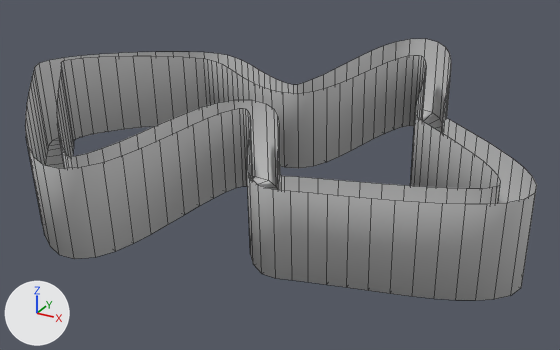
The OBJ model Game/media/mesh/circuit/circuit.obj as it was, and as the next commit left it.
Before and after are seen from a 50 mm camera at (813.0, -1772.0, 1167.0) aimed at (-342.0, 329.0, 117.0). The axes (+X, +Y, +Z) are drawn at lower left. The lights are the same throughout. Mesh edges are drawn as thin lines. Where no turn or scale is listed for an object, it has been applied to the vertices.

In view in the first picture: 'BezierCurve.001_CUBezierCurve.002'.
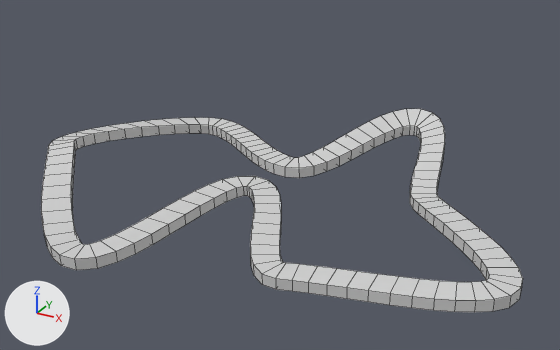
The edits, one by one:
me_beziercurve_001_cubeziercurve_002 is used by ob_beziercurve_001_cubeziercurve_002; location (0.0, 0.0, 0.0).
me_beziercurve_001_cubeziercurve_002 had 432 vertices, 324 faces and spanned x -1182.0..520.0, y -367.0..1122.0, z -12.0..463.0.
me_beziercurve_001_cubeziercurve_002 now has 432 vertices, 432 faces and spans x -1183.0..516.0, y -348.0..1125.0, z -51.0..171.0.
me_beziercurve_001_cubeziercurve_002 part 1: 216 vertices removed from x -1178.0..520.0, y -367.0..1103.0, z 280.0..463.0.
me_beziercurve_001_cubeziercurve_002 part 2: 216 vertices added at x -1183.0..515.0, y -345.0..1125.0, z -51.0..132.0.
me_beziercurve_001_cubeziercurve_002 part 3: the surface is now shaded flat.

Pixel boxes [x1, y1, x2, y2] of what changed, in the pictures (560 x 350 px):
'BezierCurve.001_CUBezierCurve.002', reshaped (22% shorter): before [25, 39, 537, 300]; after [41, 109, 523, 312]
part 1 of me_beziercurve_001_cubeziercurve_002, deleted: before [25, 39, 537, 300]
part 2 of me_beziercurve_001_cubeziercurve_002, added: after [43, 125, 522, 312]
